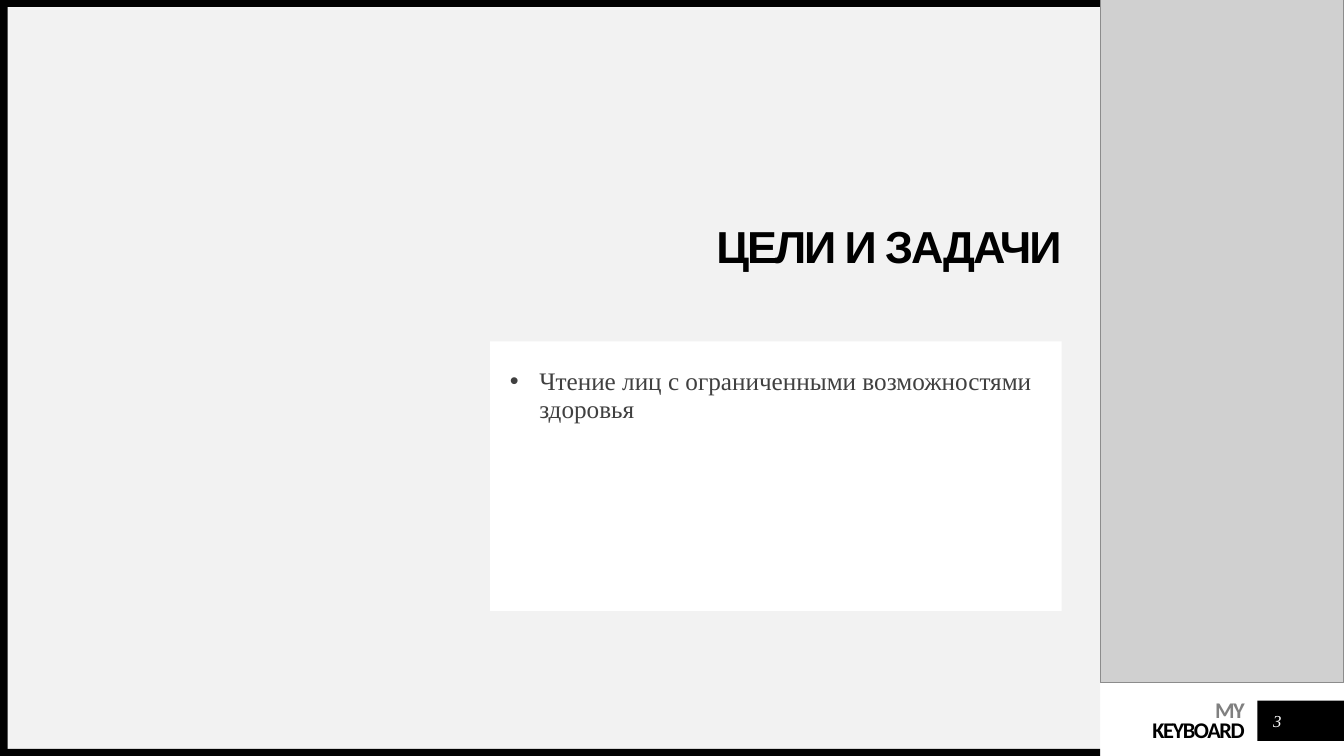
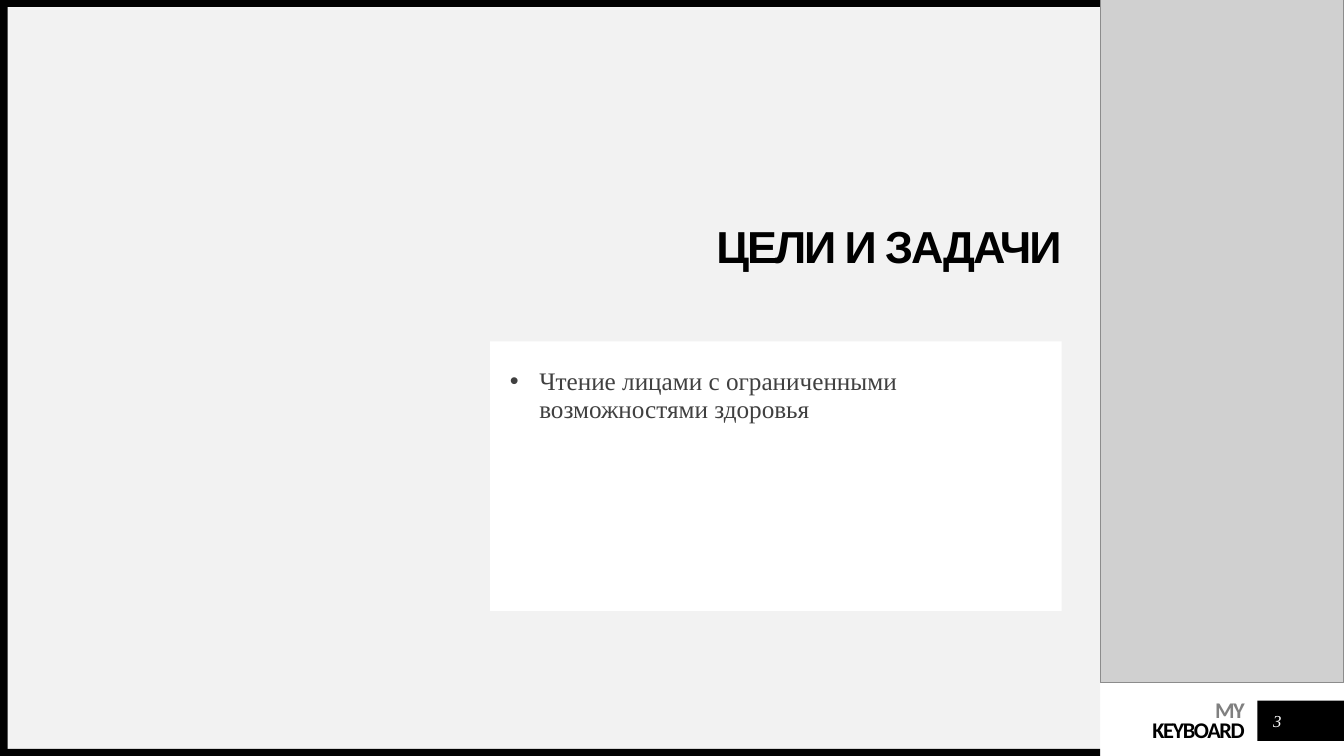
Before and after one commit to ele-group/keyboard, a slide deck: slide 3 of presentation.pptx. Drawn at 1344x756 pixels with LibreOffice and Linux fonts; fonts in the diff are those of the drawing; grey boxes stand for pictures. Boxes give left, top, right and bottom in pixels: in the first picture for what was removed or moved away, otherwise in the second. Text is boxed around its words. In the diff, an @@ line names an element or a change of style, - is before the commit and + after.

```diff
--- a/presentation.pptx
+++ b/presentation.pptx
@@ text at (539, 373, 897, 424): text changed @@
-• Чтение лиц с ограниченными возможностями здоровья
+• Чтение лицами с ограниченными возможностями здоровья
```
Also in this commit, not shown: 1 other file.
